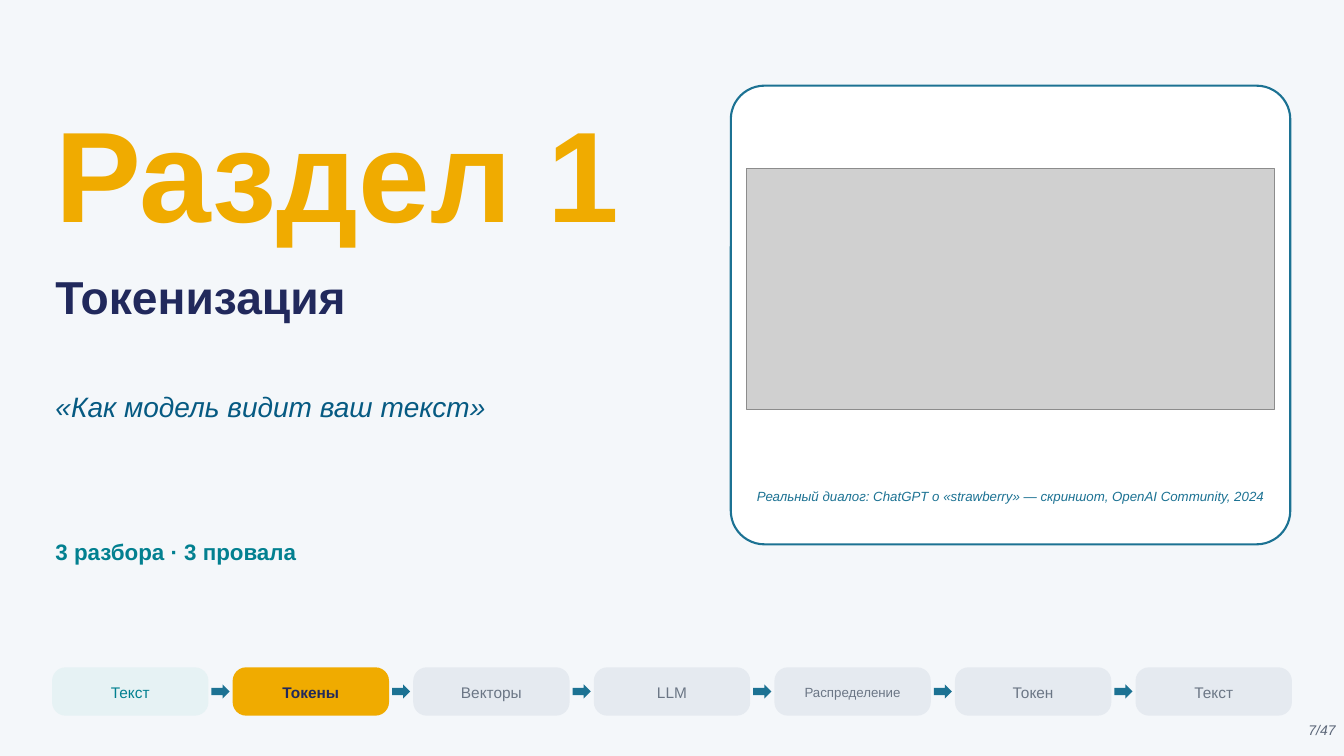
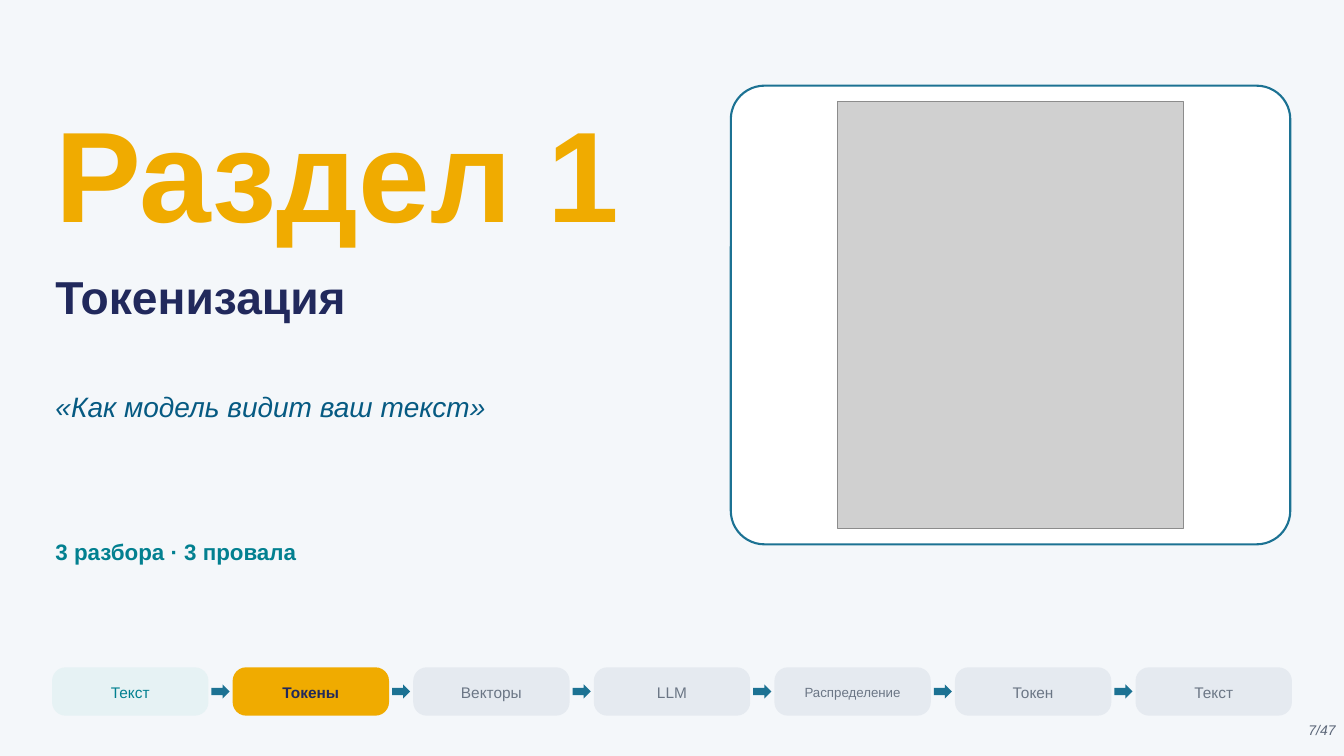
Before and after one commit to tellina-study/AI-usage-lessons, a slide deck: slide 7 of library/lectures/lec-02/rendered/lec-02.pptx. Drawn at 1344x756 pixels with LibreOffice and Linux fonts; fonts in the diff are those of the drawing; grey boxes stand for pictures. Boxes give left, top, right and bottom in pixels: in the first picture for what was removed or moved away, otherwise in the second. Text is boxed around its words. In the diff, an @@ line names an element or a change of style, - is before the commit and + after.

```diff
--- a/library/lectures/lec-02/rendered/lec-02.pptx
+++ b/library/lectures/lec-02/rendered/lec-02.pptx
@@ picture added at [838, 102, 1184, 528] @@
@@ picture removed at [747, 168, 1274, 410] @@
@@ text removed at [757, 491, 1264, 504] @@
-Реальный диалог: ChatGPT о «strawberry» — скриншот, OpenAI Community, 2024
```
Also in this commit, not shown: 9 other slides changed, 22 other files.
